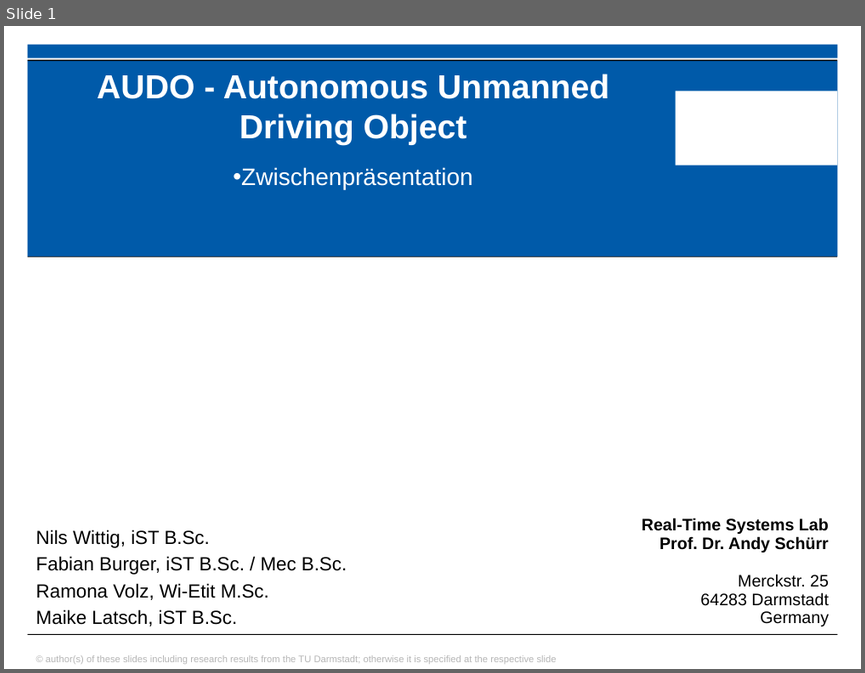
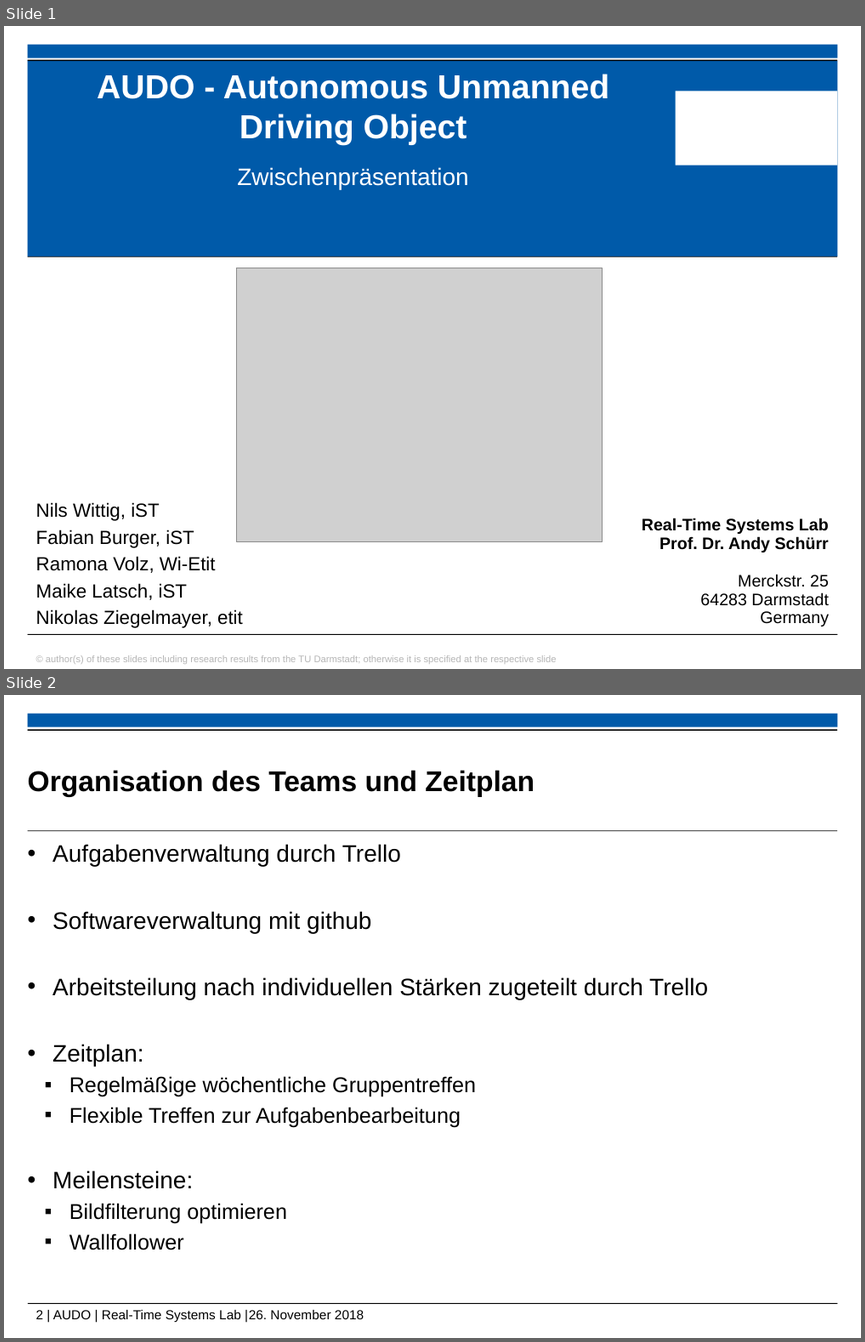
Before and after one commit to ramona3300/AUDO, a slide deck: Dokumente/Präsentationen/Zwischenpräsentation.pptx. Shown one above the other, each under a label of ours: slide 1 before the commit, slides 1 and 2 after it. The pictures are 865x673 and 865x1342 pixels, drawn with LibreOffice and Linux fonts; fonts in the diff are those of the drawing; grey boxes stand for pictures; background and template pictures are left out. Boxes give left, top, right and bottom in pixels: in the first picture for what was removed or moved away, otherwise in the second. Text is boxed around its words. In the diff, an @@ line names an element or a change of style, - is before the commit and + after.

```diff
--- a/Dokumente/Präsentationen/Zwischenpräsentation.pptx
+++ b/Dokumente/Präsentationen/Zwischenpräsentation.pptx
@@ slide 2 added at box(4, 695, 861, 1338), background #FFFFFF; not listed: 1 template element that a slide beside it also shows @@
@@ rectangle added at box(27, 729, 837, 731), fill #000000 @@
@@ title added at box(28, 770, 534, 797), 24 pt, text #000000, bold @@
+Organisation des Teams und Zeitplan
@@ line added from (27, 831) to (837, 831), #000000 0.6 pt @@
@@ text added at box(52, 844, 708, 1250), 20 pt, text #000000 @@
+• Aufgabenverwaltung durch Trello
+• Softwareverwaltung mit github
+• Arbeitsteilung nach individuellen Stärken zugeteilt durch Trello
+• Zeitplan:
+  ▪ Regelmäßige wöchentliche Gruppentreffen
+  ▪ Flexible Treffen zur Aufgabenbearbeitung
+• Meilensteine:
+  ▪ Bildfilterung optimieren
+  ▪ Wallfollower
@@ line added from (28, 1304) to (838, 1304), #000000 0.6 pt @@
@@ text added at box(36, 1310, 364, 1322), 11 pt, text #000000 @@
+2 | AUDO | Real-Time Systems Lab |26. November 2018
@@ slide 1 changed as well @@
@@ subtitle "Zwischenpräsentation" at box(237, 167, 469, 189): bullet • to none @@
@@ picture added at box(237, 267, 602, 542) @@
@@ text at box(36, 502, 243, 628): text changed @@
-Nils Wittig, iST B.Sc.
-Fabian Burger, iST B.Sc. / Mec B.Sc.
-Ramona Volz, Wi-Etit M.Sc.
-Maike Latsch, iST B.Sc.
+Nils Wittig, iST
+Fabian Burger, iST
+Ramona Volz, Wi-Etit
+Maike Latsch, iST
+Nikolas Ziegelmayer, etit
```
Also in this commit, not shown: 1 other slide changed, 3 other slides added, 3 slides removed, 10 other files.
